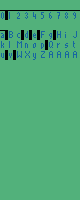
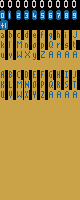
Layers edited between the first and the second 80 × 200 image:
removed layer "characterset.png" over [0, 0, 80, 200]
added layer "0to9.png copy #8" above "0to9.png copy #7" over [72, 0, 80, 10]
added layer "0to9.png copy #7" above "0to9.png copy #6" over [64, 0, 72, 10]
added layer "0to9.png copy #6" above "0to9.png copy #5" over [56, 0, 64, 10]
added layer "0to9.png copy #5" above "0to9.png copy #4" over [48, 0, 56, 10]
added layer "0to9.png copy #4" above "0to9.png copy #3" over [40, 0, 48, 10]
added layer "0to9.png copy #3" above "0to9.png copy #2" over [32, 0, 40, 10]
added layer "0to9.png copy #2" above "0to9.png copy #1" over [24, 0, 32, 10]
added layer "0to9.png copy #1" above "0to9.png copy" over [16, 0, 24, 10]
added layer "0to9.png copy" above "0to9.png" over [8, 0, 16, 10]
added layer "0to9.png" over [0, 0, 80, 200]